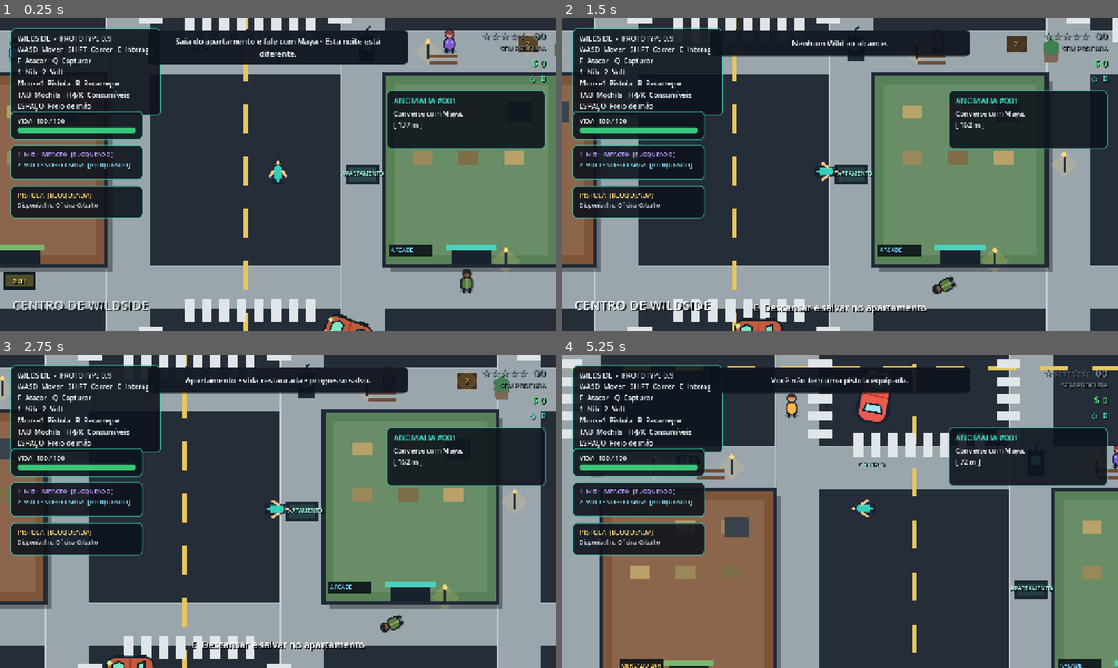
Above: before the commit, frames 1-4 (two rows, left to right).
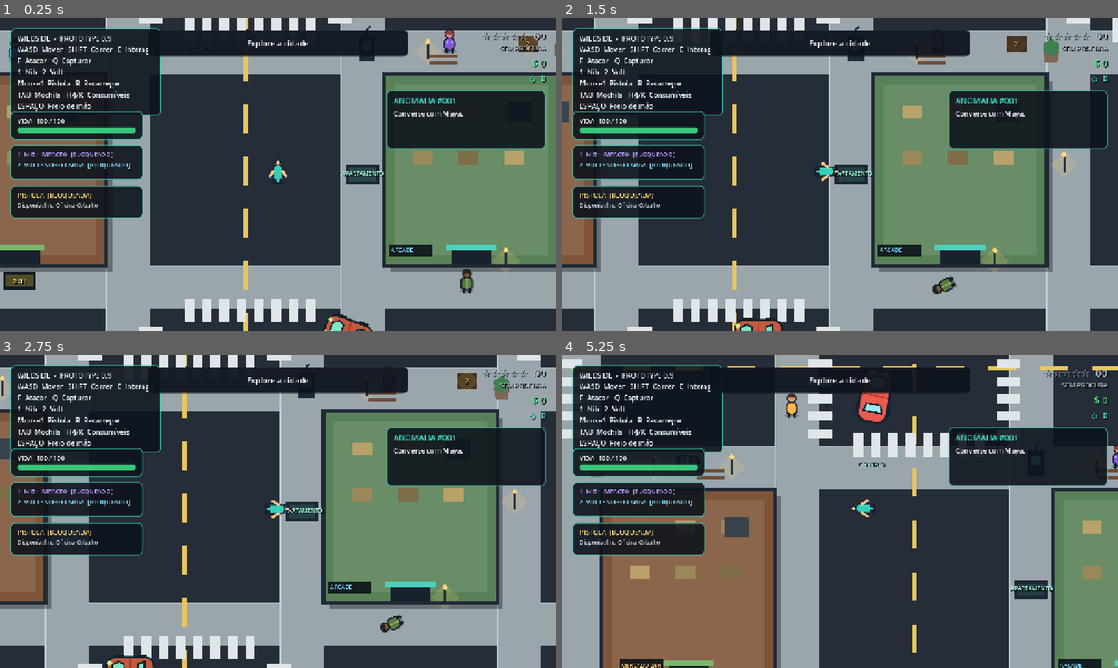
Above: after the commit, the same moments.

Repository: MiguelAlmeidaJ/Wildside
Game: Godot game, scene res://main.tscn
Same seed, same stepped clock (60 frames per second), same inputs: the game is played once before the commit and once after it.
Inputs (mouse positions are in pixels of both pictures, inside the frame that each line leads up to):
- Up to frame 1 (0.25 s): no input
- Up to frame 2 (1.5 s): tap Enter at 0.5 s; move the mouse to (962, 158) at 0.52 s; hold D (move_right) 0.53-1.28 s; hold F (attack) 0.53-1.28 s; click (962, 158) at 0.67 s; move the mouse to (728, 190) at 1.27 s; hold Space (brake) from 1.28 s (still down); tap Q (capture) at 1.35 s
- Up to frame 3 (2.75 s): move the mouse to (333, 442) at 2.02 s; release Space (brake) at 2.03 s; hold D (move_right) from 2.03 s (still down); hold E (interact) from 2.03 s (still down)
- Up to frame 4 (5.25 s): move the mouse to (812, 574) at 2.77 s; release D (move_right) at 2.78 s; release E (interact) at 2.78 s; hold W (move_up) 2.78-3.53 s; tap J (item_energy) at 2.85 s; click (812, 574) at 2.92 s; move the mouse to (1006, 558) at 3.52 s; hold H (item_medkit) 3.53-4.28 s; hold A (move_left) 3.53-5.03 s; move the mouse to (673, 464) at 4.27 s; tap K (item_snack) at 4.35 s; move the mouse to (867, 511) at 5.02 s; hold Space (brake) from 5.03 s (still down); hold Shift (run) from 5.03 s (still down); click (867, 511) at 5.17 s

The runs differ from the first frame. In frame 1, 2.3% of the frame differs, in the area x 2-98%, y 4-94%; in frame 2, 1.2%; in frame 3, 0.9%; in frame 4, 0.4%.
Error after the commit: Parse Error: Identifier "_on_race_progress_changed" not declared in the current scope. (res://scripts/ui/hud.gd:65)

Commit message:
Add race vehicle and exploration HUD feedback

Diff:
--- a/scripts/ui/hud.gd
+++ b/scripts/ui/hud.gd
@@ -30,6 +30,13 @@
 @onready var side_job_panel: PanelContainer = %SideJobPanel
 @onready var side_job_title: Label = %SideJobTitle
 @onready var side_job_description: Label = %SideJobDescription
+@onready var cache_label: Label = %CacheLabel
+@onready var vehicle_panel: PanelContainer = %VehiclePanel
+@onready var vehicle_label: Label = %VehicleLabel
+@onready var vehicle_bar: ProgressBar = %VehicleBar
+@onready var race_panel: PanelContainer = %RacePanel
+@onready var race_title: Label = %RaceTitle
+@onready var race_description: Label = %RaceDescription
 
 var _objective_text := ""
 var _objective_target := Vector2.ZERO
@@ -52,7 +59,11 @@
 	GameManager.weapon_changed.connect(_on_weapon_changed)
 	GameManager.inventory_changed.connect(_on_inventory_changed)
 	GameManager.store_state_changed.connect(_on_store_state_changed)
+	GameManager.cache_progress_changed.connect(_on_cache_progress_changed)
 	SideJobManager.objective_changed.connect(_on_side_job_objective_changed)
+	StreetRaceManager.race_state_changed.connect(_on_race_state_changed)
+	StreetRaceManager.race_progress_changed.connect(_on_race_progress_changed)
+	StreetRaceManager.race_completed.connect(_on_race_completed)
 	SideJobManager.job_completed.connect(_on_side_job_completed)
 	_on_wanted_changed(WantedManager.wanted_level, WantedManager.heat)
 	_on_pursuit_state_changed(WantedManager.is_visible_to_police)
@@ -62,8 +73,11 @@
 	_on_weapon_changed(GameManager.pistol_unlocked, GameManager.pistol_magazine, GameManager.pistol_reserve)
 	_on_inventory_changed(GameManager.medkits, GameManager.snacks, GameManager.energy_drinks)
 	_on_store_state_changed(false, "")
+	_on_cache_progress_changed(GameManager.collected_caches.size(), GameManager.CACHE_TOTAL)
+	_on_race_state_changed(StreetRaceManager.state)
 	side_job_panel.hide()
 	inventory_panel.hide()
+	vehicle_panel.hide()
 
 
 func _process(_delta: float) -> void:
@@ -79,6 +93,10 @@
 	else:
 		side_job_description.text = _side_objective_text
 
+	if StreetRaceManager.state == StreetRaceManager.State.READY:
+		var start_distance := GameManager.get_controlled_position().distance_to(StreetRaceManager.START_POSITION)
+		race_description.text = "Vá até a largada na Zona Sul.\n[ %d m ]" % roundi(start_distance / 4.0)
+
 
 func set_prompt(text: String) -> void:
 	prompt_label.text = text
@@ -100,6 +118,15 @@
 		energy_label.text = "J  ENERGÉTICO  x%d  •  BOOST %.1fs" % [GameManager.energy_drinks, remaining]
 	else:
 		energy_label.text = "J  ENERGÉTICO  x%d" % GameManager.energy_drinks
+
+
+func set_vehicle_status(active: bool, vehicle_name: String = "", current: float = 0.0, maximum: float = 100.0) -> void:
+	vehicle_panel.visible = active
+	if not active:
+		return
+	vehicle_bar.max_value = maximum
+	vehicle_bar.value = current
+	vehicle_label.text = "%s  •  %d%%" % [vehicle_name.to_upper(), roundi((current / maxf(1.0, maximum)) * 100.0)]
 
 
 func set_arrest_progress(value: float) -> void:
@@ -180,6 +207,33 @@
 		energy_label.text = "J  ENERGÉTICO  x%d  •  10s velocidade" % energy_drinks
 
 
+func _on_cache_progress_changed(found: int, total: int) -> void:
+	cache_label.text = "ESCONDERIJOS  %d / %d" % [found, total]
+
+
+func _on_race_state_changed(state: int) -> void:
+	match state:
+		StreetRaceManager.State.READY:
+			race_panel.show()
+			race_title.text = "CORRIDA DE RUA"
+			race_description.text = "Vá até a largada na Zona Sul."
+		StreetRaceManager.State.RACING:
+			race_panel.show()
+			race_title.text = "CORRIDA DE RUA"
+		_:
+			race_panel.hide()
+
+
+func _on_race_progress(checkpoint: int, total: int, elapsed: float) -> void:
+	if StreetRaceManager.state != StreetRaceManager.State.RACING:
+		return
+	race_description.text = "CHECKPOINT  %d / %d\nTEMPO  %.1fs" % [mini(checkpoint + 1, total), total, elapsed]
+
+
+func _on_race_completed(reward: int, elapsed: float, best_time: float) -> void:
+	show_message("CORRIDA CONCLUÍDA  •  %.1fs  •  +$%d  •  recorde %.1fs" % [elapsed, reward, best_time])
+
+
 func _on_store_state_changed(opened: bool, title: String) -> void:
 	store_panel.visible = opened
 	if opened:
